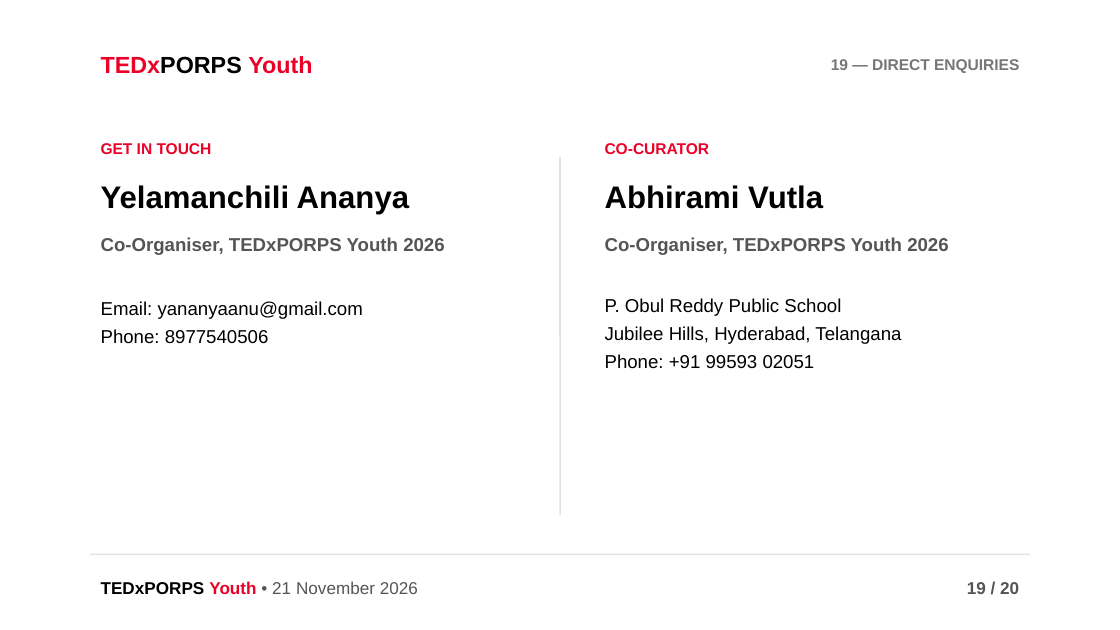
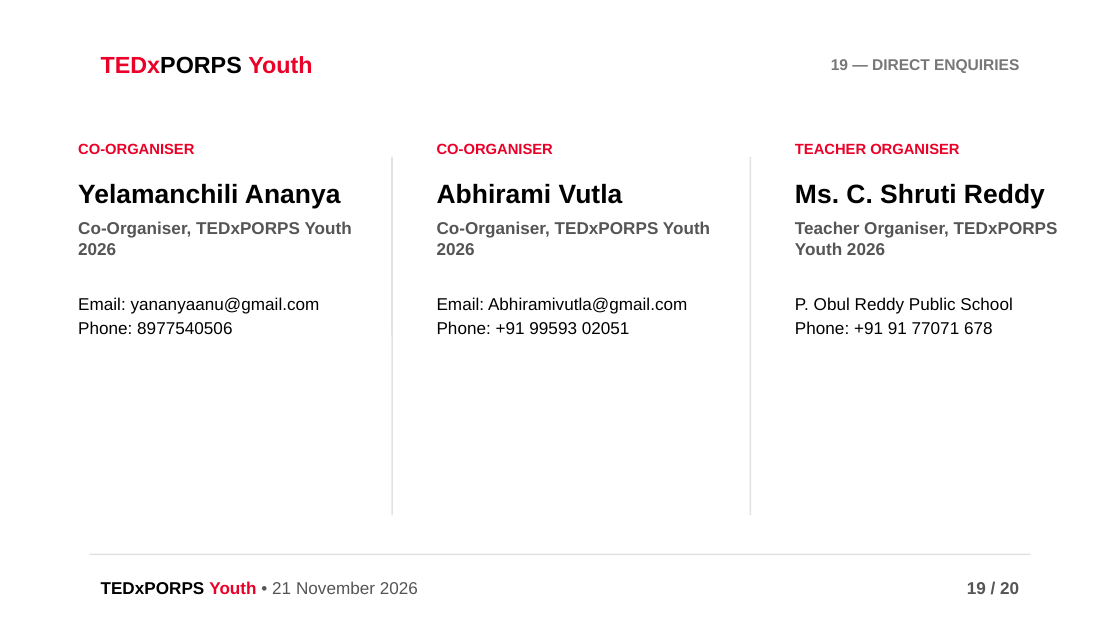
Before and after one commit to ruthwwikreddy/tedx-porps, a slide deck: slide 19 of public/pitchdeck.pptx. Drawn at 1120x630 pixels with LibreOffice and Linux fonts; fonts in the diff are those of the drawing. Boxes give left, top, right and bottom in pixels: in the first picture for what was removed or moved away, otherwise in the second. Text is boxed around its words. In the diff, an @@ line names an element or a change of style, - is before the commit and + after.

Commit message:
fix(sponsorship-desk): add Ms. C. Shruti Reddy, add Abhiramivutla@gmail.com, and update role to Co-Organiser

```diff
--- a/public/pitchdeck.pptx
+++ b/public/pitchdeck.pptx
@@ text added at (78,143,194,154), 9.5 pt, text #EB0028, bold @@
+CO-ORGANISER
@@ text removed at (101,143,212,154) @@
-GET IN TOUCH
@@ text at (437,143,553,154): text changed; size 10 to 9.5 pt @@
-CO-CURATOR
+CO-ORGANISER
@@ text added at (795,143,959,154), 9.5 pt, text #EB0028, bold @@
+TEACHER ORGANISER
@@ text "Yelamanchili Ananya": place and size @@
-text "Yelamanchili Ananya" at (101,185,409,214)
+text "Yelamanchili Ananya" at (78,183,341,209)
@@ text "Yelamanchili Ananya" at (78,183,341,209): size 20 to 17 pt @@
@@ line moved from (560, 157) - (560, 515) to (392, 157) - (392, 515) @@
@@ text "Abhirami Vutla" at (437,183,623,204): size 20 to 17 pt @@
@@ text "Abhirami Vutla": place and size @@
-text "Abhirami Vutla" at (605,185,823,209)
+text "Abhirami Vutla" at (437,183,623,204)
@@ line added from (750, 157) to (750, 515), #E2E2E2 1 pt @@
@@ text added at (795,183,1045,209), 17 pt, text #000000, bold @@
+Ms. C. Shruti Reddy
@@ text "Co-Organiser, TEDxPORPS Youth 2026": place and size @@
-text "Co-Organiser, TEDxPORPS Youth 2026" at (101,237,444,255)
+text "Co-Organiser, TEDxPORPS Youth 2026" at (78,221,352,255)
@@ text "Co-Organiser, TEDxPORPS Youth 2026" at (78,221,352,255): size 12 to 11 pt @@
@@ text "Co-Organiser, TEDxPORPS Youth 2026" at (437,221,710,255): size 12 to 11 pt @@
@@ text "Co-Organiser, TEDxPORPS Youth 2026": place and size @@
-text "Co-Organiser, TEDxPORPS Youth 2026" at (605,237,948,255)
+text "Co-Organiser, TEDxPORPS Youth 2026" at (437,221,710,255)
@@ text added at (795,221,1058,255), 11 pt, text #555555, bold @@
+Teacher Organiser, TEDxPORPS Youth 2026
@@ text "Email: yananyaanu@gmail.com": place and size @@
-text "Email: yananyaanu@gmail.com" at (101,301,363,344)
+text "Email: yananyaanu@gmail.com" at (78,297,320,334)
@@ text "Email: yananyaanu@gmail.com" at (78,297,320,334): size 12 to 11 pt; line spacing 18pt to 16pt @@
@@ text "P. Obul Reddy Public School": place and size @@
-text "P. Obul Reddy Public School" at (605,298,901,369)
+text "P. Obul Reddy Public School" at (795,297,1012,334)
@@ text added at (437,297,687,334), 11 pt, text #000000 @@
+Email: Abhiramivutla@gmail.com
+Phone: +91 99593 02051
@@ text at (795,297,1012,314): size 12 to 11 pt in "P. Obul Reddy Public School"; line spacing 18pt to 16pt @@
@@ text at (795,321,993,334): text changed; size 12 to 11 pt @@
-Jubilee Hills, Hyderabad, Telangana
-Phone: +91 99593 02051
+Phone: +91 91 77071 678
```
Also in this commit, not shown: 6 other files.
